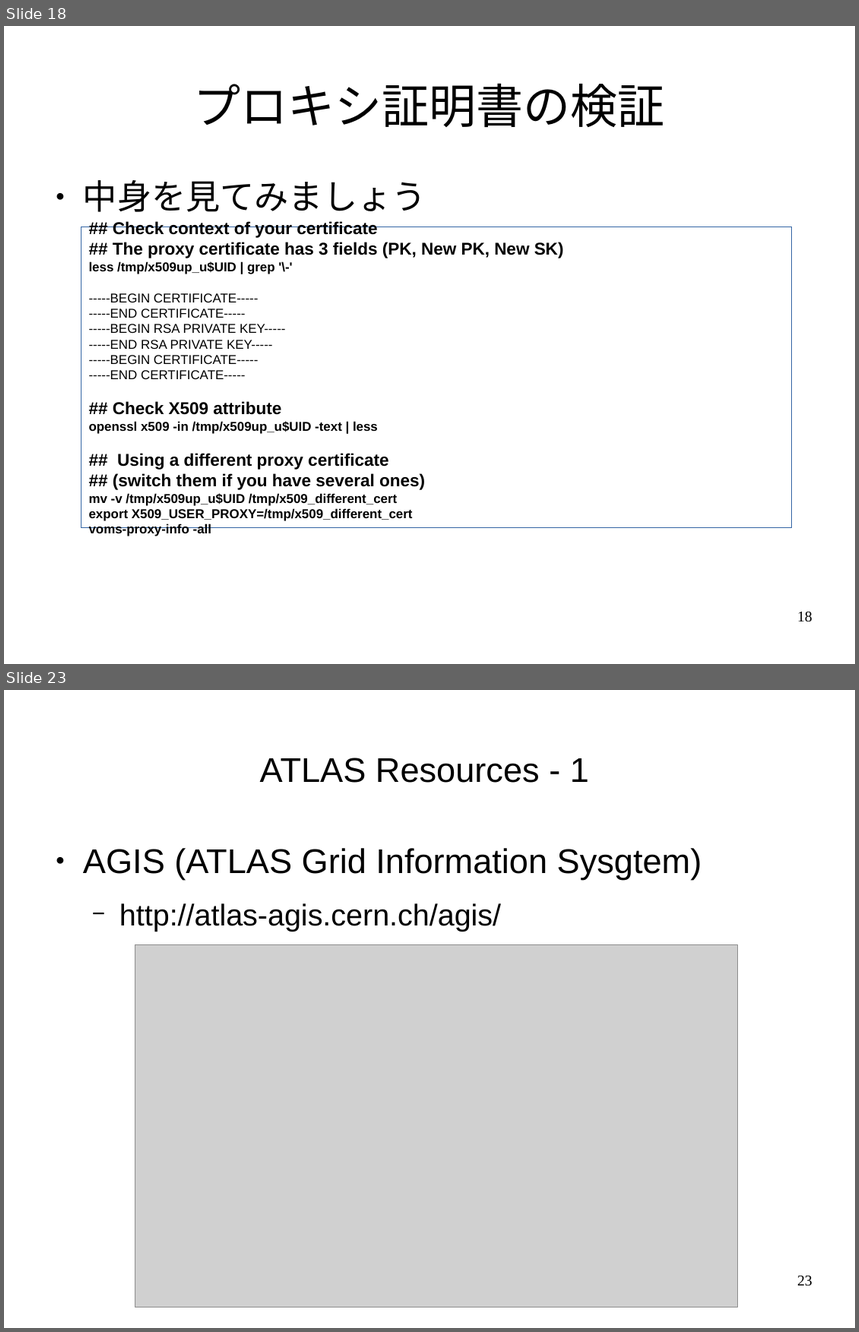
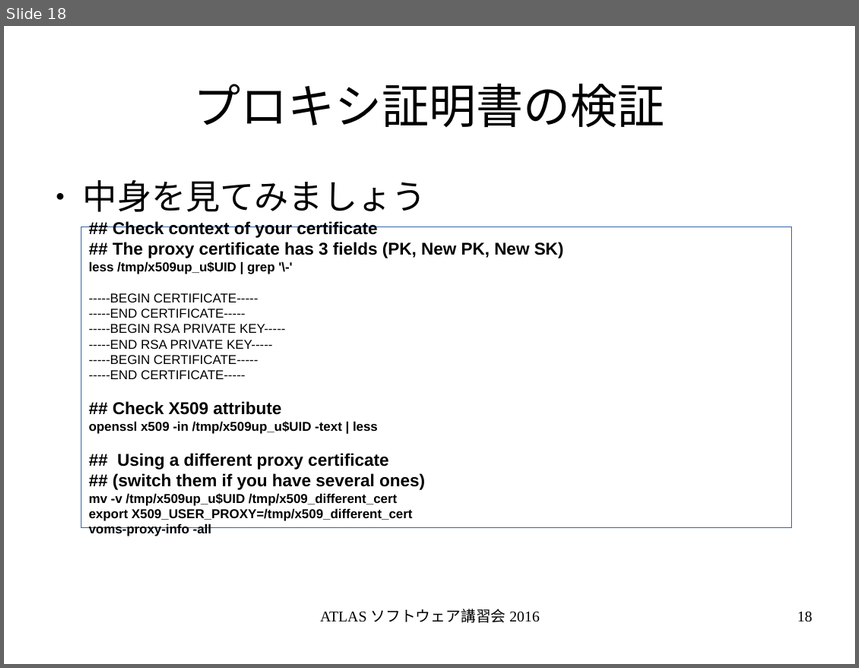
Before and after one commit to GenKawamura/2016-ATLAS-Japan-computing-tutorial, a slide deck: slides/odp/grid_computing.odp. Shown one above the other, each under a label of ours: slides 18 and 23 before the commit, slide 18 after it; the slides between them are not shown. The pictures are 859x1332 and 859x668 pixels, drawn with LibreOffice and Linux fonts; fonts in the diff are those of the drawing; grey boxes stand for pictures. Boxes give left, top, right and bottom in pixels: in the first picture for what was removed or moved away, otherwise in the second. Text is boxed around its words. In the diff, an @@ line names an element or a change of style, - is before the commit and + after.

```diff
--- a/slides/odp/grid_computing.odp
+++ b/slides/odp/grid_computing.odp
@@ slide 23 removed at <box>4,690,855,1328</box>, background #FFFFFF @@
@@ title removed at <box>260,758,589,783</box> @@
-ATLAS Resources - 1
@@ text removed at <box>83,848,702,931</box> @@
-● AGIS (ATLAS Grid Information Sysgtem)
-  − http://atlas-agis.cern.ch/agis/
@@ picture removed at <box>135,945,738,1308</box> @@
@@ page number removed at <box>797,1276,813,1287</box> @@
-23
@@ slide 18 changed as well @@
@@ text added at <box>320,609,540,623</box>, 14 pt, text #000000 @@
+ATLAS ソフトウェア講習会 2016
```
Also in this commit, not shown: 17 other slides changed, 1 slide added, 8 other slides removed, 8 other files.
